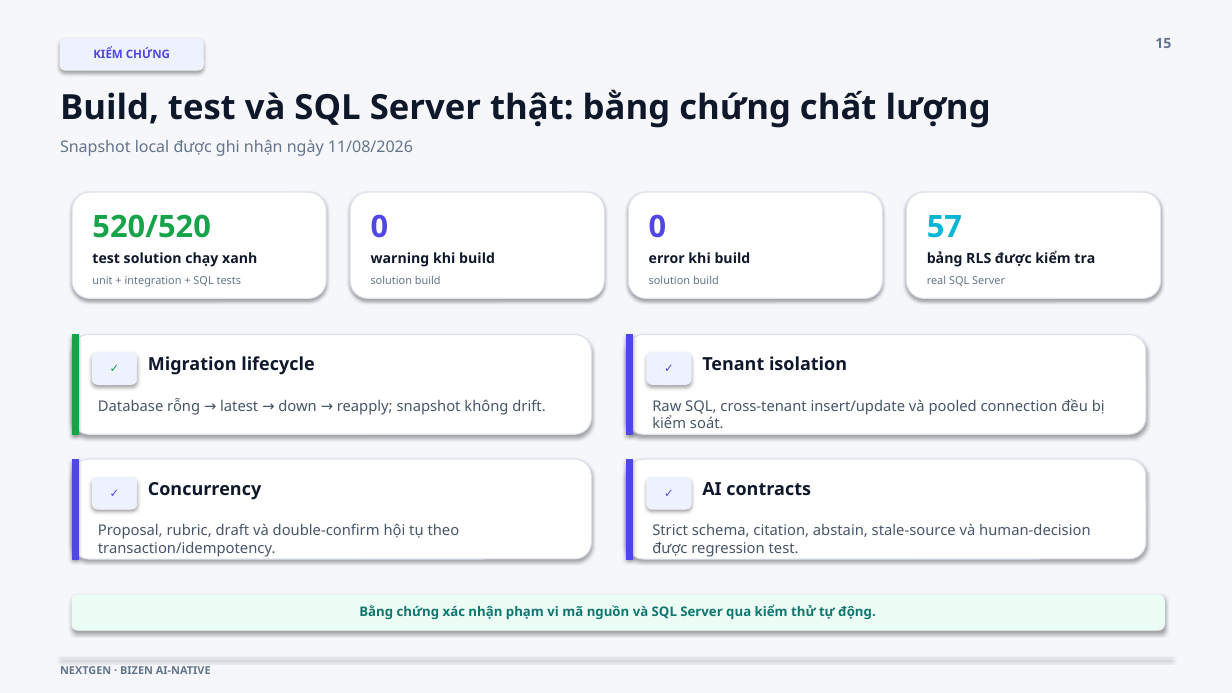
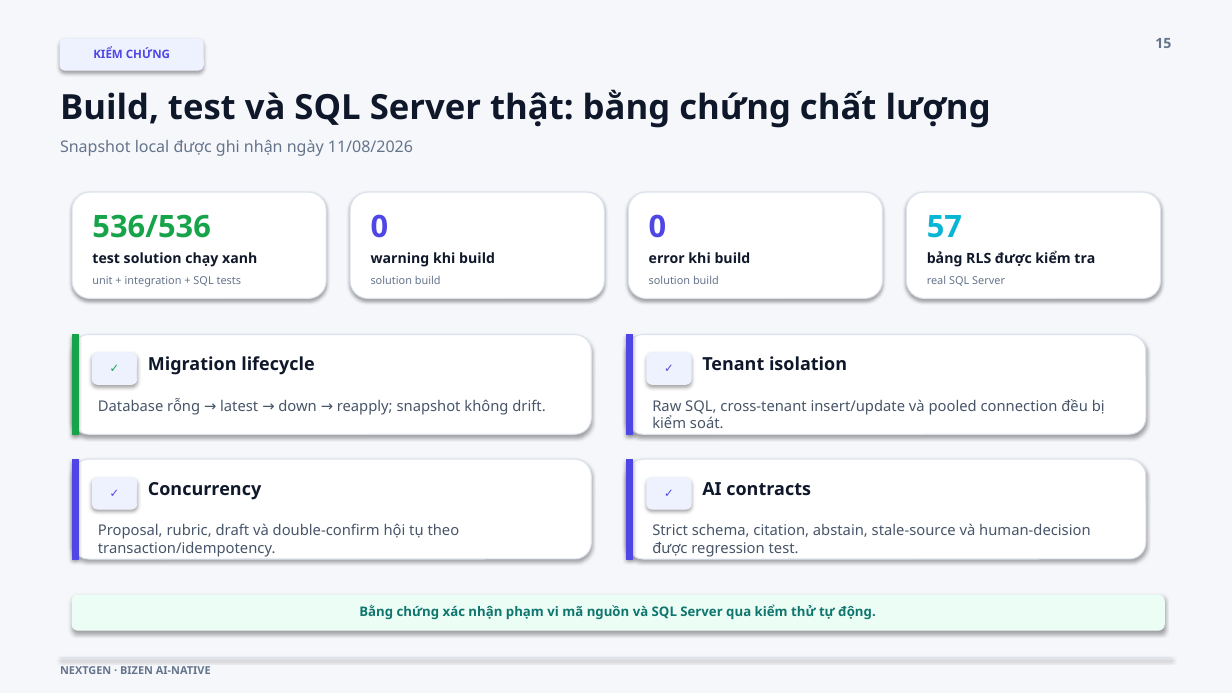
Before and after one commit to nhubui2008/Manage-KPI-or-OKR-System, a slide deck: slide 15 of docs/Presentation_BaoCao_TotNghiep_NEXTGEN.pptx. Drawn at 1232x693 pixels with LibreOffice and Linux fonts; fonts in the diff are those of the drawing. Boxes give left, top, right and bottom in pixels: in the first picture for what was removed or moved away, otherwise in the second. Text is boxed around its words. In the diff, an @@ line names an element or a change of style, - is before the commit and + after.

```diff
--- a/docs/Presentation_BaoCao_TotNghiep_NEXTGEN.pptx
+++ b/docs/Presentation_BaoCao_TotNghiep_NEXTGEN.pptx
@@ text at [92,214,210,238]: text changed @@
-520/520
+536/536
```
Also in this commit, not shown: 36 other files.
